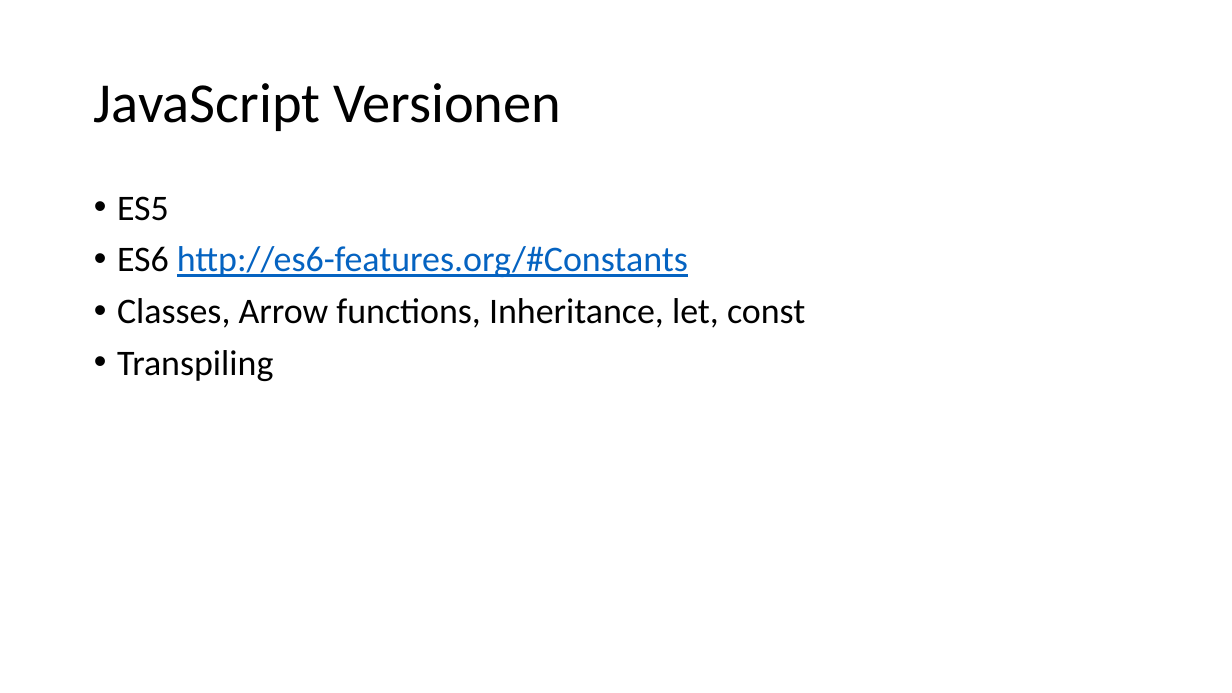
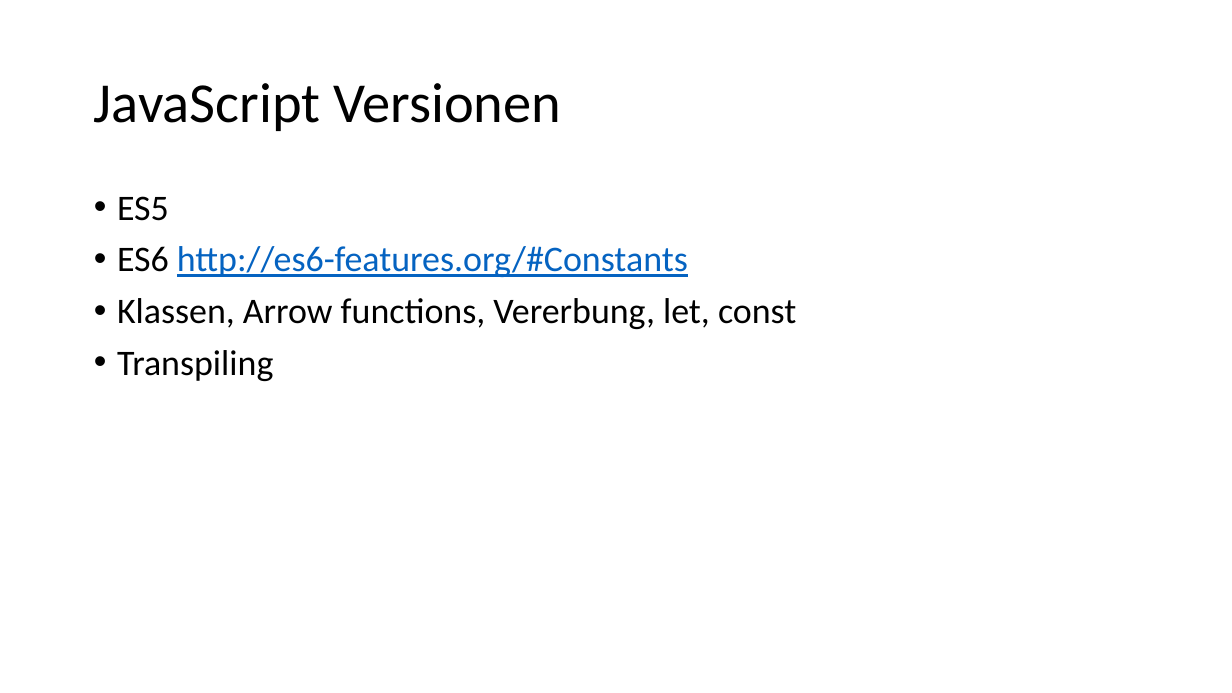
Before and after one commit to martiph/JSTraining_ICT-Campus, a slide deck: slide 4 of JSTraining.pptx. Drawn at 1232x693 pixels with LibreOffice and Linux fonts; fonts in the diff are those of the drawing. Boxes give left, top, right and bottom in pixels: in the first picture for what was removed or moved away, otherwise in the second. Text is boxed around its words. In the diff, an @@ line names an element or a change of style, - is before the commit and + after.

```diff
--- a/JSTraining.pptx
+++ b/JSTraining.pptx
@@ text at [117, 298, 796, 329]: text changed @@
-• Classes, Arrow functions, Inheritance, let, const
+• Klassen, Arrow functions, Vererbung, let, const
```
Also in this commit, not shown: 11 other slides changed.
